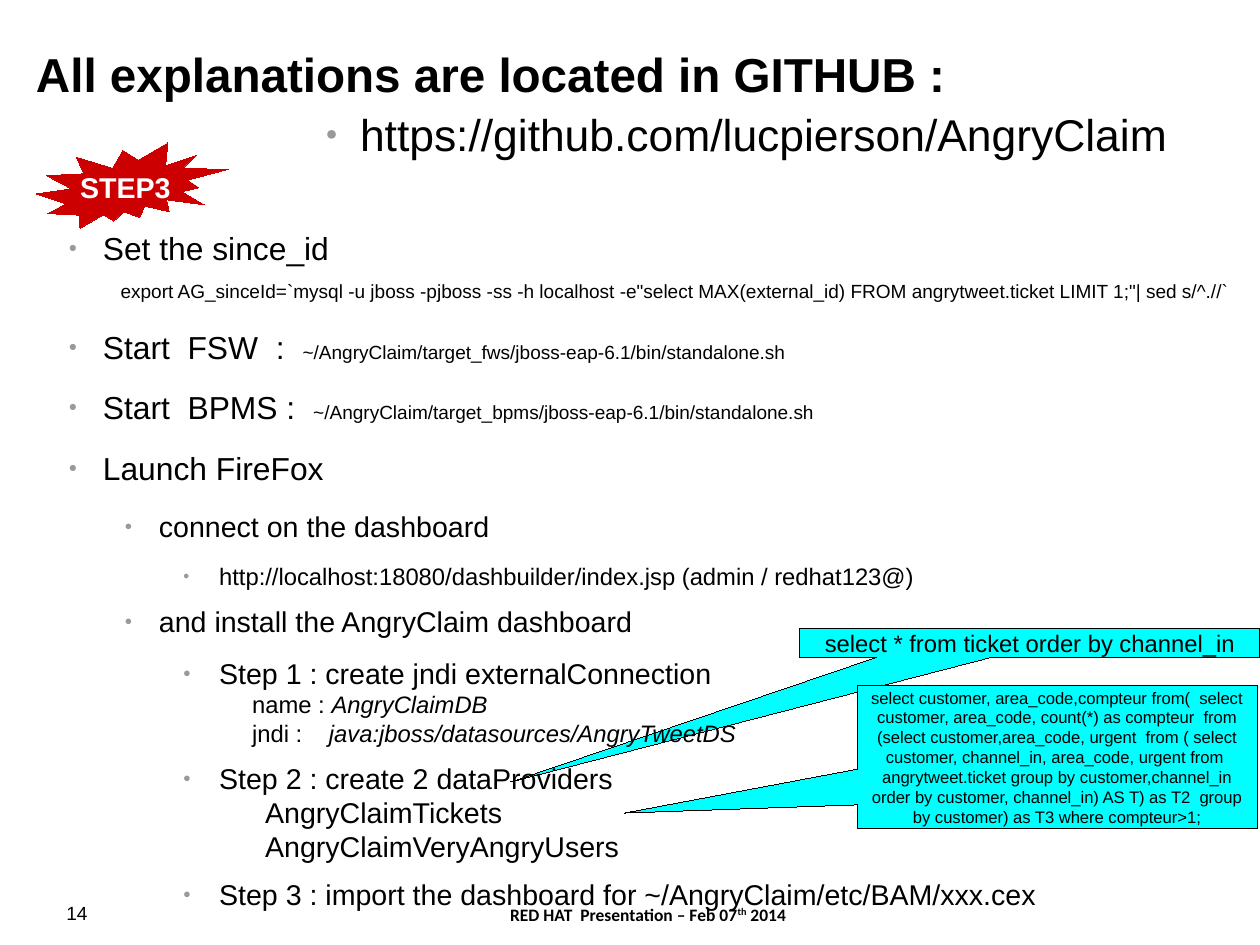
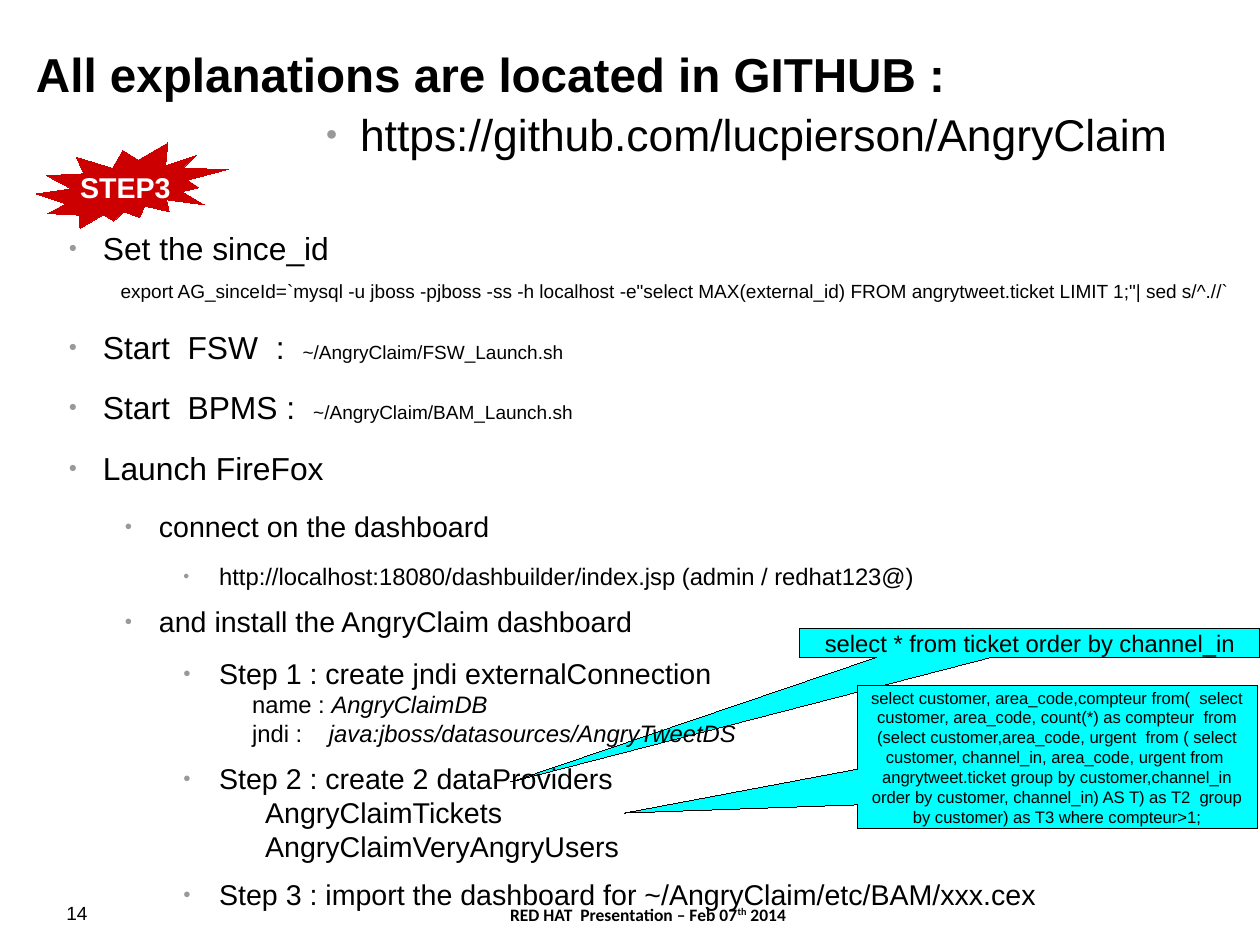
Before and after one commit to lucpierson/AngryClaim, a slide deck: slide 14 of 2014.02.07.JBossFSW.V2.odp. Drawn at 1260x945 pixels with LibreOffice and Linux fonts; fonts in the diff are those of the drawing; background and template pictures are left out. Boxes give left, top, right and bottom in pixels: in the first picture for what was removed or moved away, otherwise in the second. Text is boxed around its words. In the diff, an @@ line names an element or a change of style, - is before the commit and + after.

```diff
--- a/2014.02.07.JBossFSW.V2.odp
+++ b/2014.02.07.JBossFSW.V2.odp
@@ text at (103, 336, 572, 423): text changed @@
-● Start FSW : ~/AngryClaim/target_fws/jboss-eap-6.1/bin/standalone.sh
-● Start BPMS : ~/AngryClaim/target_bpms/jboss-eap-6.1/bin/standalone.sh
+● Start FSW : ~/AngryClaim/FSW_Launch.sh
+● Start BPMS : ~/AngryClaim/BAM_Launch.sh
```
Also in this commit, not shown: 1 other file.
